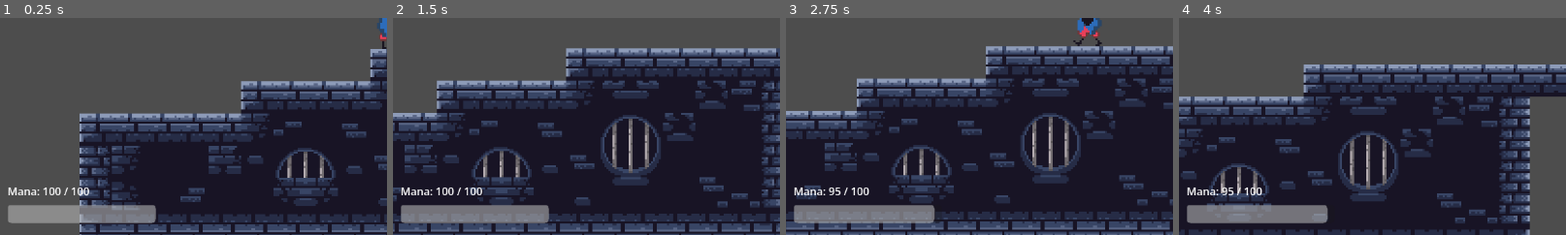
Above: before the commit, frames 1-4 (left to right).
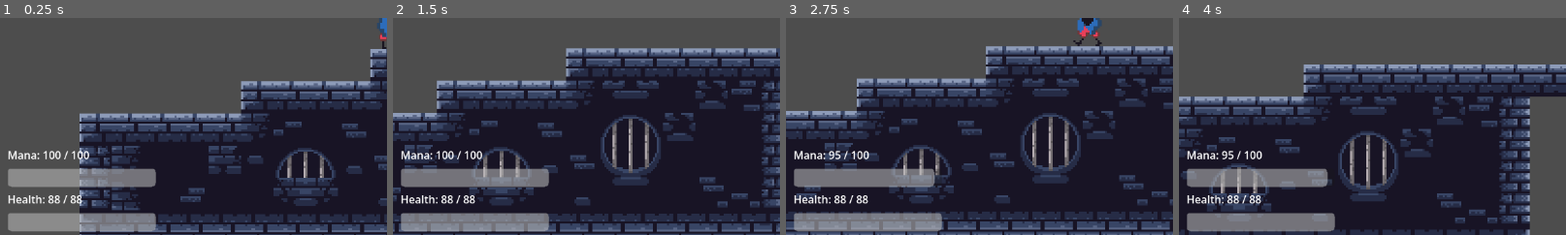
Above: after the commit, the same moments.

Repository: TathyaBarot2808/Godot_Game
Game: Godot game, scene res://scenes/game_sc.tscn
Two runs of this game, one before a commit and one after it. Both use one fixed random seed, a clock stepped at 60 frames per second and the inputs below.
Inputs (mouse positions are % of the whole screen's width and height, from its top left):
- Up to frame 1 (0.25 s): no input
- Up to frame 2 (1.5 s): move the mouse to (72, 45) at 0.52 s; hold D (move_right) from 0.53 s (still down); tap Shift (dash) at 0.6 s; tap Space (jump) at 0.77 s; move the mouse to (30, 55) at 1.27 s; right-click (30, 55) at 1.35 s
- Up to frame 3 (2.75 s): tap Space (jump) at 1.52 s; move the mouse to (60, 28) at 2.02 s; release D (move_right) at 2.03 s; hold A (move_left) from 2.03 s (still down); click (60, 28) at 2.1 s
- Up to frame 4 (4 s): move the mouse to (45, 70) at 2.77 s; release A (move_left) at 2.78 s; hold D (move_right) from 2.78 s (still down); tap 1 (slot_1) at 2.85 s; tap Space (jump) at 3.02, 3.77 s; move the mouse to (80, 65) at 3.52 s; tap 2 (slot_2) at 3.6 s
The pictures show only the part of the screen within x 1-51%, y 50-100%; the shares and areas given below are measured in that part.

The runs differ from the first frame. In frame 1, 7.4% of the frame differs, in the area x 2-41%, y 61-99%; in frame 2, 7.6%; in frame 3, 7.6%; in frame 4, 7.4%.

Commit message:
Added health logic too

Diff:
--- /dev/null
+++ b/scenes/enemy_sc.tscn
@@ -0,0 +1,62 @@
+[gd_scene format=3 uid="uid://dcvnx7nq3eiaw"]
+
+[ext_resource type="Texture2D" uid="uid://bdg3c8fyxoxxy" path="res://assets/Enemy/slime_green.png" id="1_4aj8l"]
+[ext_resource type="PackedScene" uid="uid://075khp826fvb" path="res://scenes/health_sc.tscn" id="2_o0x7t"]
+
+[sub_resource type="AtlasTexture" id="AtlasTexture_wjxkw"]
+atlas = ExtResource("1_4aj8l")
+region = Rect2(0, 24, 24, 24)
+
+[sub_resource type="AtlasTexture" id="AtlasTexture_ngm7w"]
+atlas = ExtResource("1_4aj8l")
+region = Rect2(24, 24, 24, 24)
+
+[sub_resource type="AtlasTexture" id="AtlasTexture_qwexe"]
+atlas = ExtResource("1_4aj8l")
+region = Rect2(48, 24, 24, 24)
+
+[sub_resource type="AtlasTexture" id="AtlasTexture_f64kl"]
+atlas = ExtResource("1_4aj8l")
+region = Rect2(72, 24, 24, 24)
+
+[sub_resource type="SpriteFrames" id="SpriteFrames_uylc1"]
+animations = [{
+"frames": [{
+"duration": 1.0,
+"texture": SubResource("AtlasTexture_wjxkw")
+}, {
+"duration": 1.0,
+"texture": SubResource("AtlasTexture_ngm7w")
+}, {
+"duration": 1.0,
+"texture": SubResource("AtlasTexture_qwexe")
+}, {
+"duration": 1.0,
+"texture": SubResource("AtlasTexture_f64kl")
+}],
+"loop": true,
+"name": &"idle",
+"speed": 10.0
+}]
+
+[sub_resource type="RectangleShape2D" id="RectangleShape2D_44pq4"]
+size = Vector2(15, 13)
+
+[node name="EnemySc" type="Node2D" unique_id=1547827226]
+
+[node name="AnimatedSprite2D" type="AnimatedSprite2D" parent="." unique_id=1675961808]
+sprite_frames = SubResource("SpriteFrames_uylc1")
+animation = &"idle"
+frame_progress = 0.98617053
+
+[node name="StaticBody2D" type="StaticBody2D" parent="." unique_id=198228936]
+collision_layer = 4
+collision_mask = 0
+
+[node name="CollisionShape2D" type="CollisionShape2D" parent="StaticBody2D" unique_id=1877756592]
+position = Vector2(-0.5, 5.5)
+shape = SubResource("RectangleShape2D_44pq4")
+
+[node name="HealthComponent" parent="." unique_id=1365412678 instance=ExtResource("2_o0x7t")]
+max_health = 30.0
+auto_destroy_owner = true
--- /dev/null
+++ b/scenes/health_sc.tscn
@@ -0,0 +1,6 @@
+[gd_scene format=3 uid="uid://075khp826fvb"]
+
+[ext_resource type="Script" uid="uid://dmckwx82fu2ga" path="res://scripts/health.gd" id="1_reqvc"]
+
+[node name="HealthComponent" type="Node" unique_id=253127948]
+script = ExtResource("1_reqvc")
--- a/scenes/hud.tscn
+++ b/scenes/hud.tscn
@@ -12,9 +12,9 @@
 anchor_top = 1.0
 anchor_bottom = 1.0
 offset_left = 20.0
-offset_top = -80.0
+offset_top = -133.63501
 offset_right = 240.0
-offset_bottom = -20.0
+offset_bottom = -73.63501
 grow_vertical = 0
 
 [node name="ManaBar" type="ProgressBar" parent="ManaContainer" unique_id=1645879893]
@@ -123,3 +123,36 @@
 text = "---"
 horizontal_alignment = 1
 vertical_alignment = 1
+
+[node name="HealthContainer" type="Control" parent="." unique_id=826929185]
+custom_minimum_size = Vector2(220, 60)
+layout_mode = 3
+anchors_preset = 2
+anchor_top = 1.0
+anchor_bottom = 1.0
+offset_left = 20.0
+offset_top = -68.0
+offset_right = 240.0
+offset_bottom = -8.0
+grow_vertical = 0
+
+[node name="HealthBar" type="ProgressBar" parent="HealthContainer" unique_id=529929602]
+custom_minimum_size = Vector2(0, 20)
+layout_mode = 1
+anchors_preset = 10
+anchor_right = 1.0
+offset_top = 35.0
+offset_bottom = 62.0
+grow_horizontal = 2
+step = 1.0
+value = 100.0
+show_percentage = false
+
+[node name="HealthLabel" type="Label" parent="HealthContainer" unique_id=1299631532]
+layout_mode = 1
+anchors_preset = 10
+anchor_right = 1.0
+offset_bottom = 30.0
+grow_horizontal = 2
+text = "Health: 100 / 100"
+vertical_alignment = 1
--- a/scenes/player_projectile_sc.tscn
+++ b/scenes/player_projectile_sc.tscn
@@ -105,7 +105,7 @@
 [node name="AnimatedSprite2D" type="AnimatedSprite2D" parent="." unique_id=1319218041]
 sprite_frames = SubResource("SpriteFrames_qfl01")
 animation = &"Fired"
-frame_progress = 0.024526529
+frame_progress = 0.42309272
 
 [node name="CollisionShape2D" type="CollisionShape2D" parent="." unique_id=1589747999]
 position = Vector2(-7.6, 0)
--- a/scenes/player_sc.tscn
+++ b/scenes/player_sc.tscn
@@ -10,6 +10,7 @@
 [ext_resource type="Script" uid="uid://kq34llptxc8b" path="res://scripts/dash_component.gd" id="12_dash"]
 [ext_resource type="Script" uid="uid://s45plqefiv7" path="res://scripts/shoot_component.gd" id="13_shoot"]
 [ext_resource type="Script" uid="uid://cjkt10dyt51sx" path="res://scripts/recoil_component.gd" id="15_recoil"]
+[ext_resource type="PackedScene" uid="uid://075khp826fvb" path="res://scenes/health_sc.tscn" id="16_health"]
 
 [sub_resource type="RectangleShape2D" id="RectangleShape2D_acmti"]
 size = Vector2(55, 117)
@@ -329,6 +330,9 @@
 autoplay = "Idle"
 
 [node name="Mana" parent="." unique_id=236815105 instance=ExtResource("3_mana")]
+
+[node name="Health" parent="." unique_id=236815106 instance=ExtResource("16_health")]
+max_health = 88.675
 
 [node name="AbilitiesManager" type="Node" parent="." unique_id=999001]
 script = ExtResource("10_abilities")
--- a/scripts/game.gd
+++ b/scripts/game.gd
@@ -12,4 +12,5 @@
 	# Here, the Game script essentially introduces the HUD to the Player's mana pool
 	# so they can talk to each other without being directly tangled up.
 	hud.setup(player.mana)
+	hud.setup_health(player.health)
 	hud.setup_loadout(player.abilities.get_node("LoadoutManager"))
--- /dev/null
+++ b/scripts/health.gd
@@ -0,0 +1,101 @@
+extends Node
+class_name HealthComponent
+
+signal health_changed(current: float, max_value: float)
+signal damaged(amount: float, current: float, max_value: float)
+signal healed(amount: float, current: float, max_value: float)
+signal died
+
+@export_group("Health")
+@export var max_health: float = 100.0
+@export var start_health: float = -1.0 # -1 means start at max_health
+
+@export_group("Death Handling")
+@export var auto_destroy_owner: bool = false
+@export var destroy_owner_delay: float = 0.0
+
+var current_health: float = 0.0
+var _dead: bool = false
+
+func _ready() -> void:
+	max_health = maxf(max_health, 1.0)
+	if start_health < 0.0:
+		current_health = max_health
+	else:
+		current_health = clampf(start_health, 0.0, max_health)
+	_emit_health_changed()
+	if current_health <= 0.0:
+		_dead = true
+
+func take_damage(amount: float) -> float:
+	if amount <= 0.0 or _dead:
+		return 0.0
+	var old := current_health
+	current_health = maxf(current_health - amount, 0.0)
+	var applied := old - current_health
+	if applied <= 0.0:
+		return 0.0
+	emit_signal("damaged", applied, current_health, max_health)
+	_emit_health_changed()
+	if current_health <= 0.0:
+		_handle_death()
+	return applied
+
+func damage(amount: float) -> float:
+	return take_damage(amount)
+
+func heal(amount: float) -> float:
+	if amount <= 0.0 or _dead:
+		return 0.0
+	var old := current_health
+	current_health = minf(current_health + amount, max_health)
+	var applied := current_health - old
+	if applied <= 0.0:
+		return 0.0
+	emit_signal("healed", applied, current_health, max_health)
+	_emit_health_changed()
+	return applied
+
+func set_max_health(value: float, keep_ratio: bool = true) -> void:
+	var safe_value := maxf(value, 1.0)
+	if keep_ratio and max_health > 0.0:
+		var ratio := current_health / max_health
+		max_health = safe_value
+		current_health = clampf(ratio * max_health, 0.0, max_health)
+	else:
+		max_health = safe_value
+		current_health = clampf(current_health, 0.0, max_health)
+	_emit_health_changed()
+	if current_health <= 0.0 and not _dead:
+		_handle_death()
+
+func is_dead() -> bool:
+	return _dead
+
+func reset_health() -> void:
+	current_health = max_health
+	_dead = false
+	_emit_health_changed()
+
+func get_health_percent() -> float:
+	return current_health / max_health if max_health > 0.0 else 0.0
+
+func _emit_health_changed() -> void:
+	emit_signal("health_changed", current_health, max_health)
+
+func _handle_death() -> void:
+	if _dead:
+		return
+	_dead = true
+	emit_signal("died")
+	if auto_destroy_owner:
+		if destroy_owner_delay <= 0.0:
+			_queue_free_owner()
+		else:
+			var timer := get_tree().create_timer(destroy_owner_delay)
+			timer.timeout.connect(_queue_free_owner, CONNECT_ONE_SHOT)
+
+func _queue_free_owner() -> void:
+	var owner_node := get_parent()
+	if owner_node and is_instance_valid(owner_node):
+		owner_node.queue_free()
--- a/scripts/hud.gd
+++ b/scripts/hud.gd
@@ -5,6 +5,8 @@
 # @onready grabs these UI elements from the scene as soon as the HUD is created
 @onready var mana_bar: ProgressBar = $ManaContainer/ManaBar
 @onready var mana_label: Label = $ManaContainer/ManaLabel
+@onready var health_bar: ProgressBar = $HealthContainer/HealthBar
+@onready var health_label: Label = $HealthContainer/HealthLabel
 
 # Array of the 3 slot Panel nodes for easy looping
 @onready var _slots: Array = [
@@ -24,6 +26,14 @@
 	# We manually refresh the UI once at the very start so it doesn't appear empty
 	_refresh(mana_node.current_mana, mana_node.max_mana)
 
+func setup_health(health_node: Node) -> void:
+	health_node.health_changed.connect(_on_health_changed)
+	_refresh_health(health_node.current_health, health_node.max_health)
+
+func _on_health_changed(current: float, max_value: float) -> void:
+	_refresh_health(current, max_value)
+
+
 # This function runs automatically every time the player's mana goes up or down
 func _on_mana_changed(current: float, max_value: float) -> void:
 	_refresh(current, max_value)
@@ -35,6 +45,14 @@
 
 	# %d means "insert a whole number here". This writes e.g., "Mana: 85 / 100"
 	mana_label.text = "Mana: %d / %d" % [current, max_value]
+
+
+
+func _refresh_health(current: float, max_value: float) -> void:
+	health_bar.max_value = max_value
+	health_bar.value = current
+	health_label.text = "Health: %d / %d" % [current, max_value]
+
 
 # --- Loadout Setup (Modular Ability System) ---
 
--- a/scripts/player_move.gd
+++ b/scripts/player_move.gd
@@ -60,6 +60,7 @@
 @onready var right_raycast: RayCast2D = $RayCastRight
 @onready var animated_sprite: AnimatedSprite2D = $AnimatedSprite2D
 @onready var mana: Node2D = $Mana
+@onready var health: HealthComponent = $Health
 @onready var fire_point: Node2D = $FirePoint
 @onready var shoot_effect: AnimatedSprite2D = $ShootEffectSprite
 @onready var _dash_comp: Node = $AbilitiesManager/dash
--- a/scripts/player_projectile.gd
+++ b/scripts/player_projectile.gd
@@ -6,6 +6,7 @@
 # Speed of the bullet in pixels per second.
 # @export lets you change this number directly in the Godot inspector.
 @export var speed: float = 800.0
+@export var damage: float = 10.0
 
 # The direction the bullet will travel. This is set by the player when fired.
 var direction: Vector2 = Vector2.RIGHT
@@ -23,10 +24,12 @@
 	if body.name == "Player":
 		return
 
-	# If the thing we hit has a function called "take_damage" (like an enemy would),
-	# tell that enemy to take 10 damage!
-	if body.has_method("take_damage"):
-		body.take_damage(10)
+	# Prefer reusable HealthComponent; fallback to legacy take_damage methods.
+	var health := _find_health_component(body)
+	if health != null:
+		health.take_damage(damage)
+	elif body.has_method("take_damage"):
+		body.take_damage(damage)
 
 	# queue_free() tells Godot to delete this bullet from the game permanently
 	queue_free()
@@ -35,3 +38,14 @@
 func _on_visible_on_screen_notifier_2d_screen_exited() -> void:
 	# We delete the bullet so it doesn't fly through empty space forever taking up memory!
 	queue_free()
+
+func _find_health_component(start_node: Node) -> HealthComponent:
+	var current: Node = start_node
+	while current != null:
+		if current is HealthComponent:
+			return current as HealthComponent
+		for child in current.get_children():
+			if child is HealthComponent:
+				return child as HealthComponent
+		current = current.get_parent()
+	return null
Binary file added: assets/Enemy/slime_green.png
Not shown, added: assets/Enemy/slime_green.png.import
Not shown, added: scripts/health.gd.uid
